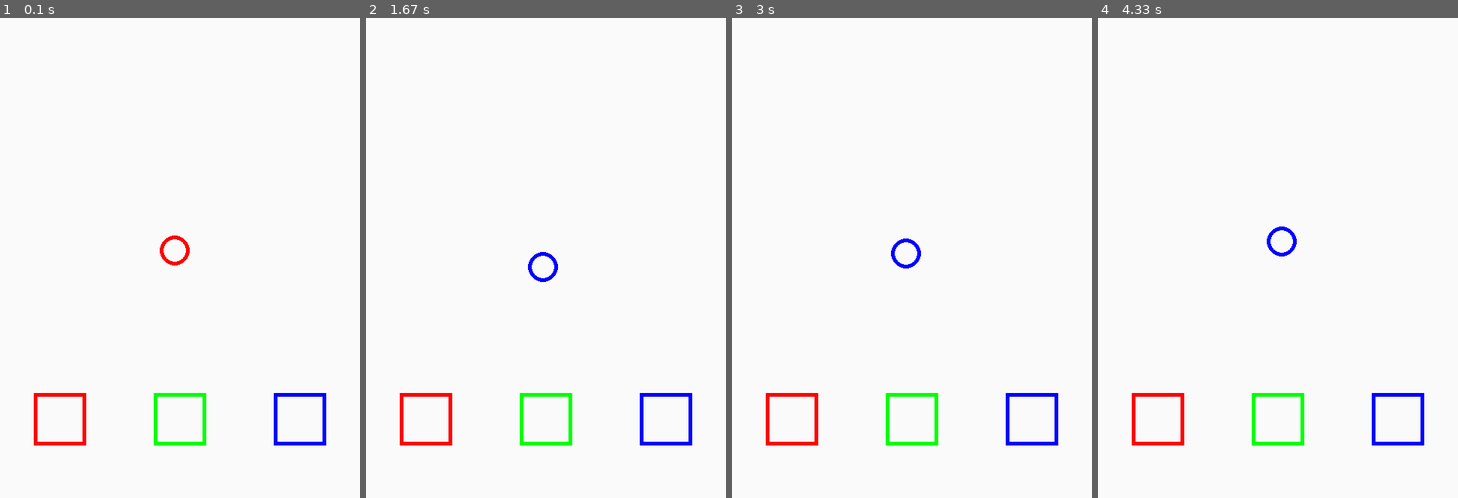
Above: before the commit, frames 1-4 (left to right).
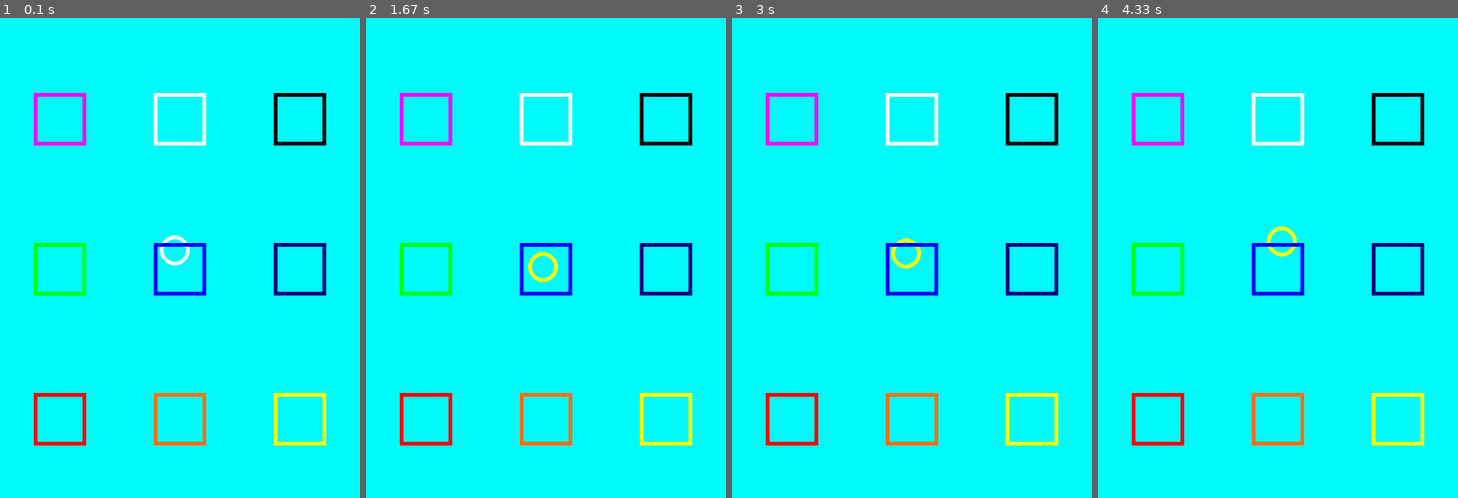
Above: after the commit, the same moments.

Repository: minchan30/Pygame-Project
Game: pygame game, started from pygame/app.py
The game is run twice, just before and just after one commit, with the same random seed, the same clock (stepped at 60 frames per second) and the same inputs.
Inputs (mouse positions are in pixels of both pictures, inside the frame that each line leads up to):
- Up to frame 1 (0.1 s): no input
- Up to frame 2 (1.67 s): click (664, 421) at 0.38 s; click (546, 421) at 0.72 s; click (434, 186) at 1.05 s; click (675, 426) at 1.38 s
- Up to frame 3 (3 s): click (919, 94) at 1.72 s; click (894, 382) at 2.05 s; click (901, 176) at 2.38 s; click (861, 157) at 2.72 s
- Up to frame 4 (4.33 s): click (1371, 214) at 3.05 s; click (1389, 248) at 3.38 s; click (1353, 171) at 3.72 s; click (1173, 166) at 4.05 s

The runs differ from the first frame. In frame 1, 99% of the frame differs, in the area x 0-100%, y 0-100%; in frame 2, 99%; in frame 3, 99%; in frame 4, 99%.

Commit message:
:memo:update

Diff:
--- a/pygame/app.py
+++ b/pygame/app.py
@@ -16,26 +16,34 @@
 gravity = 0.0005
 pos_easing = 0.003
 rad = 20
-red = (255 , 0 , 0)
-blue = (0 , 0 , 255)
-green = (0 , 255 , 0)
-color = red
+
+red = (255, 0, 0)
+orange = (255, 112, 18)
+yellow = (255, 255, 0)
+green = (0, 255, 0)
+blue = (0, 0, 255)
+navy = (0, 0, 128)
+purple = (255, 0, 255)
+black = (0, 0, 0)
+white = (255, 255, 255)
+
+color = white
 
 #이벤트 루프
 running = True #게임 진행 여부에 대한 변수 True : 게임 진행 중
 while running :
-    screen.fill((250 , 250 , 250))
+    screen.fill((0, 250, 250))
     for event in pygame.event.get() : #이벤트의 발생 여부에 따른 반복문
         if event.type == pygame.QUIT : #창을 닫는 이벤트 발생했는가?
             running = False
         if event.type == pygame.MOUSEBUTTONDOWN :
-            (x , y) = pygame.mouse.get_pos()
+            (x, y) = pygame.mouse.get_pos()
             if temp - length // 2 < x < temp + length // 2 and 570 > y > 500 :
                 color = red
             elif temp * 3 - length // 2 < x < temp * 3 + length // 2 and 570 > y > 500 :
-                color = green
+                color = orange
             elif temp * 5 - length // 2  < x < temp * 5 + length // 2 and 570 > y > 500 :
-                color = blue
+                color = yellow
 
     (targetx, targety) = pygame.mouse.get_pos()
     dx = targetx - posx
@@ -46,11 +54,16 @@
     temp = screen_width // 6
     length = 70
 
-    pygame.draw.circle(screen,color,(posx,posy) , rad , 5)
-    pygame.draw.rect(screen, red , [temp - length // 2 , 500 , length , length] , 5)
-    pygame.draw.rect(screen, green , [temp * 3 - length // 2 , 500 , length , length] , 5)
-    pygame.draw.rect(screen, blue , [temp * 5 - length // 2 , 500 , length , length] , 5)
-
+    pygame.draw.circle(screen, color, (posx, posy), rad , 5)
+    pygame.draw.rect(screen, red, [temp - length // 2, 500, length, length], 5)
+    pygame.draw.rect(screen, orange, [temp * 3 - length // 2, 500, length, length], 5)
+    pygame.draw.rect(screen, yellow, [temp * 5 - length // 2, 500, length, length], 5)
+    pygame.draw.rect(screen, green, [temp - length // 2, 300, length, length], 5)
+    pygame.draw.rect(screen, blue, [temp * 3 - length // 2, 300, length, length], 5)
+    pygame.draw.rect(screen, navy, [temp * 5 - length // 2, 300, length, length], 5)
+    pygame.draw.rect(screen, purple, [temp - length // 2, 100, length, length], 5)
+    pygame.draw.rect(screen, white, [temp * 3 - length // 2, 100, length, length], 5)
+    pygame.draw.rect(screen, black, [temp * 5 - length // 2, 100, length, length], 5)
     pygame.display.update()
 
 #pygame 종료
